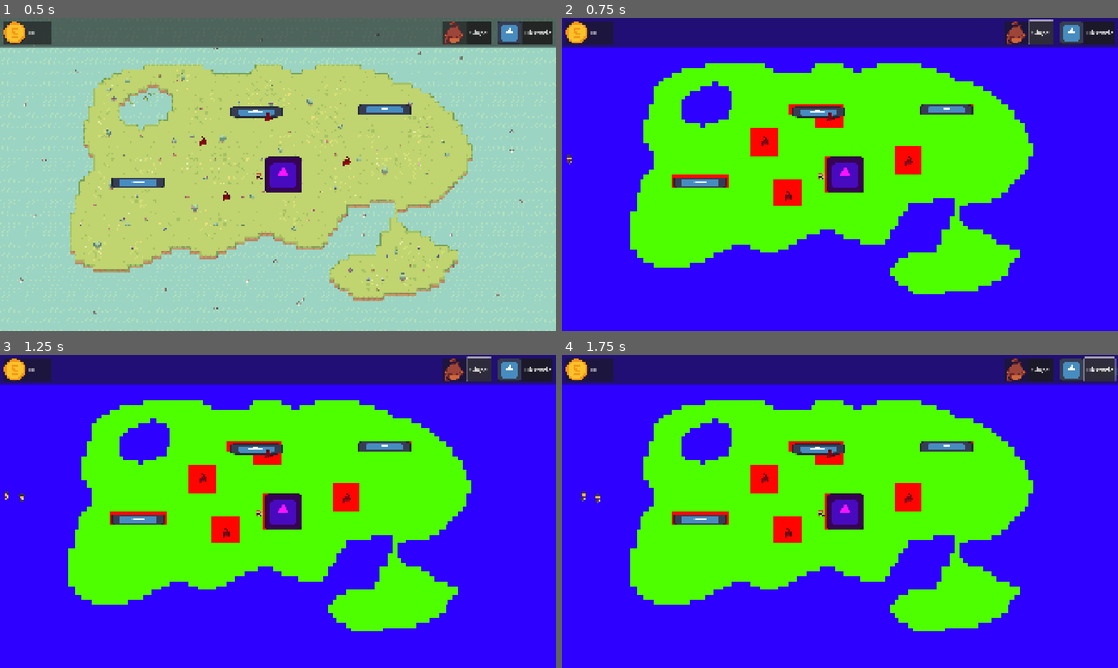
Above: before the commit, frames 1-4 (two rows, left to right).
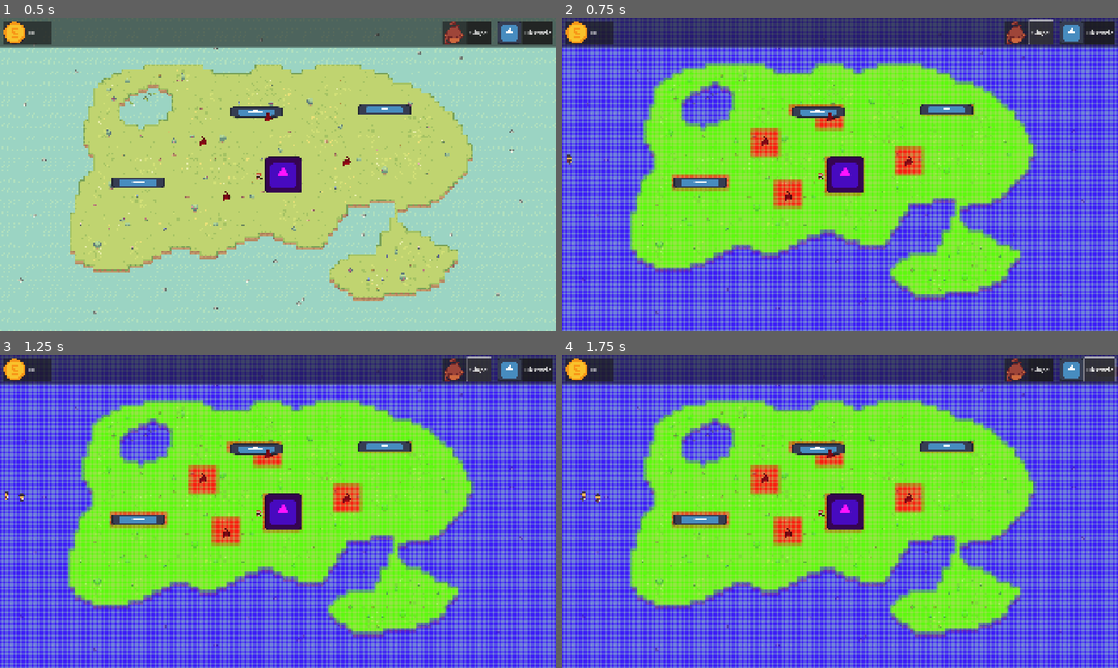
Above: after the commit, the same moments.

Repository: CreaJeu/PirateTowerDefense
Game: Godot game, scene res://scenes/main.tscn
The game is run twice, just before and just after one commit, with the same random seed, the same clock (stepped at 60 frames per second) and the same inputs. The engine's default icon, where the game draws it, is replaced by a stand-in: a white triangle on a blue panel in a dark square.
Inputs:
- Up to frame 1 (0.5 s): no input
- Up to frame 2 (0.75 s): click "Singe" at 0.5 s
- Up to frame 3 (1.25 s): no input
- Up to frame 4 (1.75 s): click "Obstacle" at 1.25 s

Frame 1 is identical in both runs. In frame 2, 87% of the frame differs, in the area x 0-100%, y 0-100%; in frame 3, 87%; in frame 4, 87%.

Commit message:
Just a bit more visibility for placing

Diff:
--- a/scenes/main.tscn
+++ b/scenes/main.tscn
@@ -1,9 +1,8 @@
-[gd_scene load_steps=17 format=4 uid="uid://cik8hijr55rcl"]
+[gd_scene load_steps=21 format=4 uid="uid://cik8hijr55rcl"]
 
 [ext_resource type="Texture2D" uid="uid://cn3wnfphg1psv" path="res://icon.svg" id="1_0xm2m"]
 [ext_resource type="PackedScene" path="res://scenes/water.tscn" id="1_85g3d"]
 [ext_resource type="Texture2D" uid="uid://dpfqlomfq3bxi" path="res://assets/sprites/texture_atlas.png" id="1_eb6dy"]
-[ext_resource type="PackedScene" uid="uid://b8uv0kco1qmfv" path="res://scenes/water.tscn" id="1_85g3d"]
 [ext_resource type="PackedScene" uid="uid://d1dbwwgbehimg" path="res://scenes/ground.tscn" id="2_choun"]
 [ext_resource type="Script" uid="uid://diwdj5ea861ug" path="res://scripts/enemy_spawner.gd" id="2_h2yge"]
 [ext_resource type="Script" uid="uid://bu1oidasd6666" path="res://scripts/base.gd" id="2_lquwl"]
@@ -92,6 +91,7 @@
 
 [node name="ConstructionMask" type="TileMapLayer" parent="."]
 visible = false
+modulate = Color(1, 1, 1, 0.392157)
 tile_map_data = PackedByteArray("AAB4AEQAAgAEAAAAAAB4AEMAAgAEAAAAAAB4AEIAAgAEAAAAAAB3AEIAAgAEAAAAAAB3AEEAAgAEAAAAAAB3AE …(187296 unchanged characters)…
 tile_set = SubResource("TileSet_dp3eg")
 
--- a/scripts/build_manager.gd
+++ b/scripts/build_manager.gd
@@ -61,6 +61,11 @@
 		valid = can_build_at(ghost_instance.global_position, 12, 4, ghost_instance.rotation)
 	if ghost_instance is Turret:
 		valid = can_build_at(ghost_instance.global_position, 6, 6, ghost_instance.rotation)
+
+	if valid:
+		ghost_instance.modulate = Color(0, 1, 0, 0.5) # Green semi-transparent
+	else:
+		ghost_instance.modulate = Color(1, 0, 0, 0.5) # Red semi-transparent
 
 	if Input.is_action_just_released("place_object") and not get_viewport().gui_get_hovered_control():
 		print("Trying placing object")
